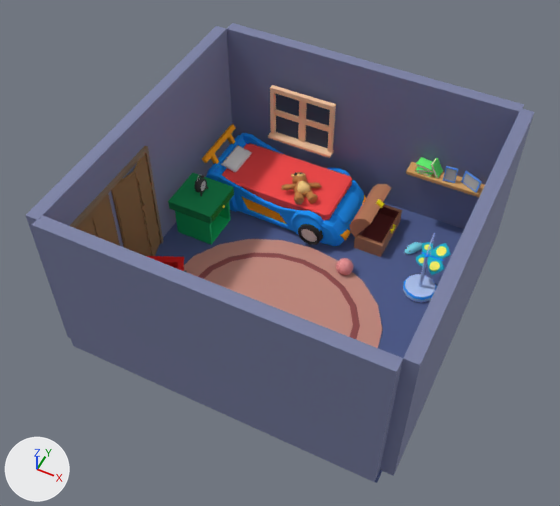
One commit to the glTF model public/background/Room_2/scene.gltf: the scene before it, then after it.
Camera for both pictures: a camera (50 mm lens) standing at (-12.2, -36.9, 48.7) and looking at (-30.0, -1.4, 4.3). Arrows for +X, +Y and +Z are at lower left; the lights stay in place. Where no turn or scale is listed for an object, it has been applied to the vertices. Vertices at the same position are counted once.

The older version as bpy lines, for what is in view:
```python
ob_mesh_0 = bpy.data.objects.new('Mesh_0', me_mesh_0)
ob_mesh_0.location = (-39.59, 2.95, 4.27)
ob_mesh_1 = bpy.data.objects.new('Mesh_1', me_mesh_1)
ob_mesh_1.location = (-39.32, 3.02, 3.84)
ob_mesh_10 = bpy.data.objects.new('Mesh_10', me_mesh_10)
ob_mesh_10.location = (-41.65, -5.55, 4.58)
ob_mesh_11 = bpy.data.objects.new('Mesh_11', me_mesh_11)
ob_mesh_11.location = (-29.4, 0.0, -1.32)
ob_mesh_17 = bpy.data.objects.new('Mesh_17', me_mesh_17)
ob_mesh_17.location = (-29.67, -3.45, -0.74)
ob_mesh_19 = bpy.data.objects.new('Mesh_19', me_mesh_19)
ob_mesh_19.location = (-32.42, 7.58, 3.06)
ob_mesh_2 = bpy.data.objects.new('Mesh_2', me_mesh_2)
ob_mesh_2.location = (-26.27, 3.29, -0.22)
ob_mesh_23 = bpy.data.objects.new('Mesh_23', me_mesh_23)
ob_mesh_23.location = (-22.04, 8.02, -0.46)
ob_mesh_7 = bpy.data.objects.new('Mesh_7', me_mesh_7)
ob_mesh_7.location = (-19.9, 4.94, 2.17)
# also in view: 'Mesh_8' at (-25.6, 8.5, 1.1); 'Mesh_9' at (-39.3, 2.6, 1.2); 'Mesh_12' at (-29.9, 0.5, 5.9); 'Mesh_13' at (-34.3, 11.5, 6.3); 'Mesh_26' at (-29.0, 0.0, 5.9)
```
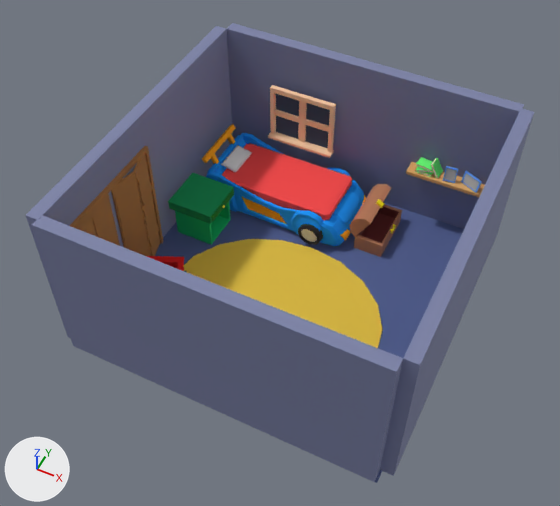
Where the newer file only moved an object's origin or applied its transform, the numbers keep the older frame.

The change, as a list of edits to the scene's bpy script:
```text
Change mat_rug_blinn_001:
    remove mat_rug_blinn_001.texture = img_rug_blinn_001_basecolor_png
    add mat_rug_blinn_001.base_color = (0.8, 0.549, 0.0518)  # yellow #e7c440
Change me_mesh_10:
    where me_mesh_10.from_pydata(...)  # 304 vertices, 588 faces; spans x -0.34..0.6, y -5.06..4.98, z -5.4..5.3
    used by ob_mesh_10; location = (-41.65, -5.55, 4.58)
    me_mesh_10 part 1: 118 of the faces centred in x -0.34..0.5, y -5.06..4.98, z -5.14..5.3 are now shaded smooth
Change me_mesh_17:
    where me_mesh_17.from_pydata(...)  # 82 vertices, 160 faces; spans x -9.1..8.9, y -7.7..7.9, z -0.1..0.0
    used by ob_mesh_17; location = (-29.67, -3.45, -0.74)
    me_mesh_17 part 2: 10 of the faces centred in x -7.8..-4.4, y -4.3..3.5, z 0.0 are now shaded smooth
    me_mesh_17 part 3: 5 of the faces centred in x 6.6..7.6, y -3.3..2.8, z 0.0 are now shaded smooth
    me_mesh_17 part 4: 4 of the faces centred in x 1.6..5.7, y 3.7..6.6, z -0.1..0.0 are now shaded smooth
    me_mesh_17 part 5: 2 of the faces centred in x -3.2..-2.8, y 5.5..6.2, z 0.0 are now shaded smooth
Remove ob_mesh_0:
    ob_mesh_0 = bpy.data.objects.new('Mesh_0', me_mesh_0)
    ob_mesh_0.location = (-39.59, 2.95, 4.27)
Remove ob_mesh_1:
    ob_mesh_1 = bpy.data.objects.new('Mesh_1', me_mesh_1)
    ob_mesh_1.location = (-39.32, 3.02, 3.84)
Remove ob_mesh_2:
    ob_mesh_2 = bpy.data.objects.new('Mesh_2', me_mesh_2)
    ob_mesh_2.location = (-26.27, 3.29, -0.22)
Remove ob_mesh_7:
    ob_mesh_7 = bpy.data.objects.new('Mesh_7', me_mesh_7)
    ob_mesh_7.location = (-19.9, 4.94, 2.17)
Remove ob_mesh_19:
    ob_mesh_19 = bpy.data.objects.new('Mesh_19', me_mesh_19)
    ob_mesh_19.location = (-32.42, 7.58, 3.06)
Remove ob_mesh_23:
    ob_mesh_23 = bpy.data.objects.new('Mesh_23', me_mesh_23)
    ob_mesh_23.location = (-22.04, 8.02, -0.46)
```

Where the change shows, as pixel boxes (x1, y1, x2, y2) in the pictures (560 x 506 px):
'Mesh_17', surface changed, shading changed (pink to yellow)
    both: (183, 239, 382, 348)
'Mesh_7', deleted (blue)
    before: (403, 233, 451, 303)
'Mesh_19', deleted (orange)
    before: (281, 172, 322, 205)
'Mesh_2', deleted
    before: (336, 258, 354, 276)
'Mesh_0', deleted
    before: (194, 174, 208, 196)
'Mesh_23', deleted
    before: (405, 242, 423, 254)
part 1 of me_mesh_10, shading changed
    both: (70, 147, 163, 256)
part 2 of me_mesh_17, shading changed
    both: (193, 244, 229, 279)
part 3 of me_mesh_17, shading changed
    both: (356, 307, 382, 345)
part 4 of me_mesh_17, shading changed
    both: (306, 260, 376, 306)
part 5 of me_mesh_17, shading changed
    both: (254, 240, 281, 258)
